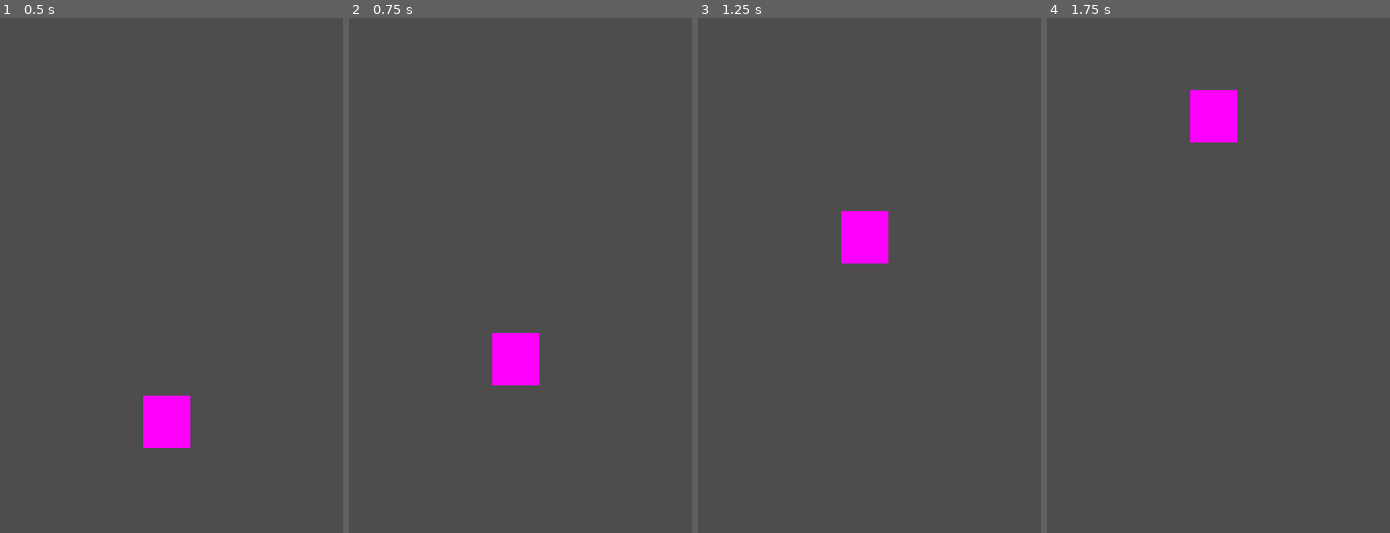
Above: before the commit, frames 1-4 (left to right).
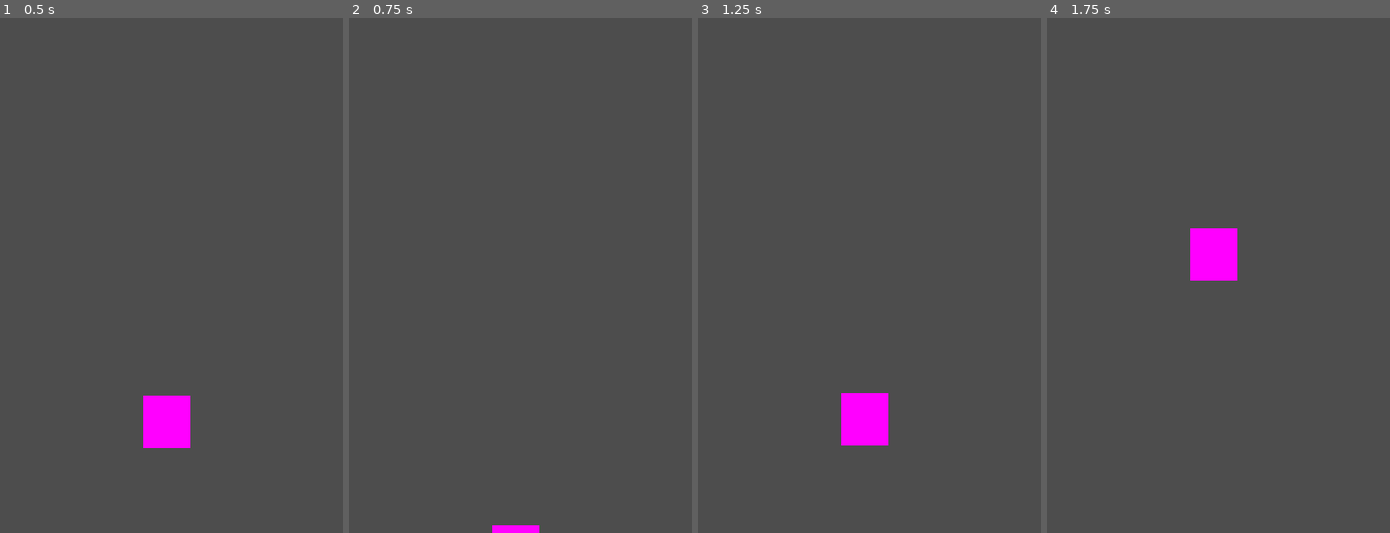
Above: after the commit, the same moments.

Repository: davidward462/flappy-bird
Game: Godot game, scene res://scenes/game.tscn
Two runs of this game, one before a commit and one after it. Both use one fixed random seed, a clock stepped at 60 frames per second and the inputs below.
Inputs:
- Up to frame 1 (0.5 s): no input
- Up to frame 2 (0.75 s): tap Enter (ui_accept) at 0.5, 0.6 s
- Up to frame 3 (1.25 s): tap Space (jump, bound only after the commit) at 0.77, 0.8, 1.07 s
- Up to frame 4 (1.75 s): tap Space (jump, bound only after the commit) at 1.35, 1.52 s; tap Enter (ui_accept) at 1.55 s

Frame 1 is identical in both runs. In frame 2, 1.6% of the frame differs, in the area x 41-56%, y 61-100%; in frame 3, 2.8%, in the area x 41-56%, y 37-83%; in frame 4, 2.8%.

Commit message:
add wall

Diff:
--- a/project.godot
+++ b/project.godot
@@ -19,3 +19,11 @@
 
 window/size/viewport_width=400
 window/size/viewport_height=600
+
+[input]
+
+jump={
+"deadzone": 0.5,
+"events": [Object(InputEventKey,"resource_local_to_scene":false,"resource_name":"","device":-1,"window_id":0,"alt_pressed":false,"shift_pressed":false,"ctrl_pressed":false,"meta_pressed":false,"pressed":false,"keycode":0,"physical_keycode":32,"key_label":0,"unicode":32,"location":0,"echo":false,"script":null)
+]
+}
--- /dev/null
+++ b/scenes/wall.tscn
@@ -0,0 +1,17 @@
+[gd_scene load_steps=3 format=3 uid="uid://dfcpibawan7lp"]
+
+[sub_resource type="PlaceholderTexture2D" id="PlaceholderTexture2D_gv3e7"]
+
+[sub_resource type="RectangleShape2D" id="RectangleShape2D_00sbq"]
+size = Vector2(102, 244)
+
+[node name="Area2D" type="Area2D"]
+
+[node name="Sprite2D" type="Sprite2D" parent="."]
+position = Vector2(1, 1)
+scale = Vector2(102, 244)
+texture = SubResource("PlaceholderTexture2D_gv3e7")
+
+[node name="CollisionShape2D" type="CollisionShape2D" parent="."]
+position = Vector2(1, 1)
+shape = SubResource("RectangleShape2D_00sbq")
--- a/scripts/player.gd
+++ b/scripts/player.gd
@@ -1,9 +1,7 @@
 extends CharacterBody2D
 
-
 const SPEED = 300.0
-const JUMP_VELOCITY = -400.0
-
+const JUMP_VELOCITY = -500.0
 
 func _physics_process(delta: float) -> void:
 
@@ -11,7 +9,7 @@
 	velocity += get_gravity() * delta
 
 	# Handle jump.
-	if Input.is_action_just_pressed("ui_accept"):
+	if Input.is_action_just_pressed("jump"):
 		velocity.y = JUMP_VELOCITY
 
 	move_and_slide()
